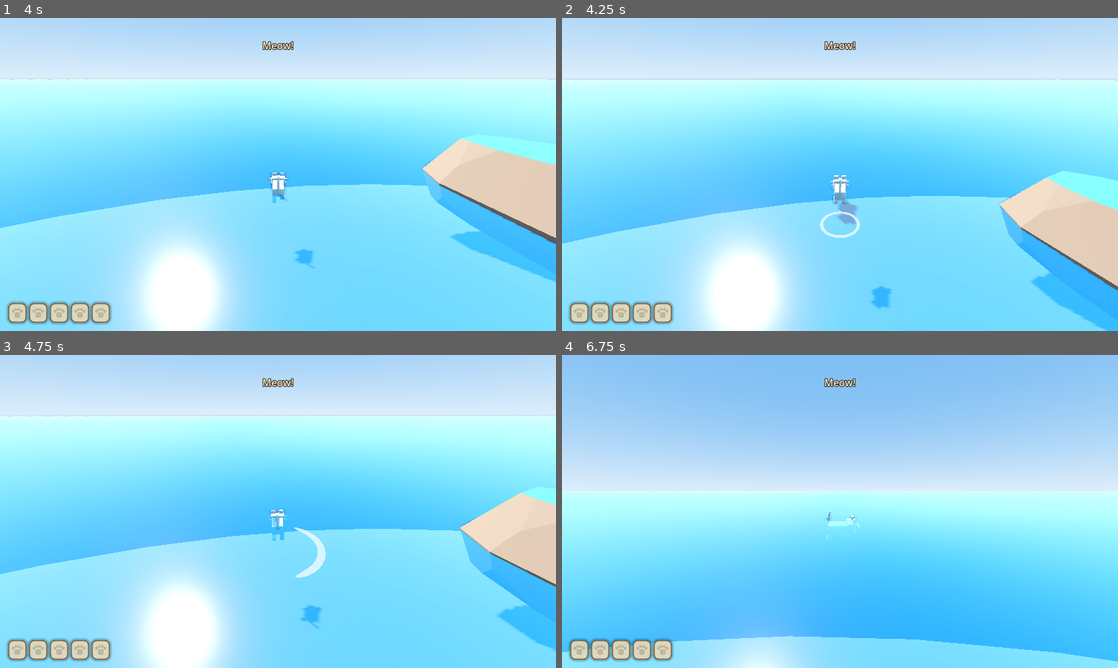
Above: before the commit, frames 1-4 (two rows, left to right).
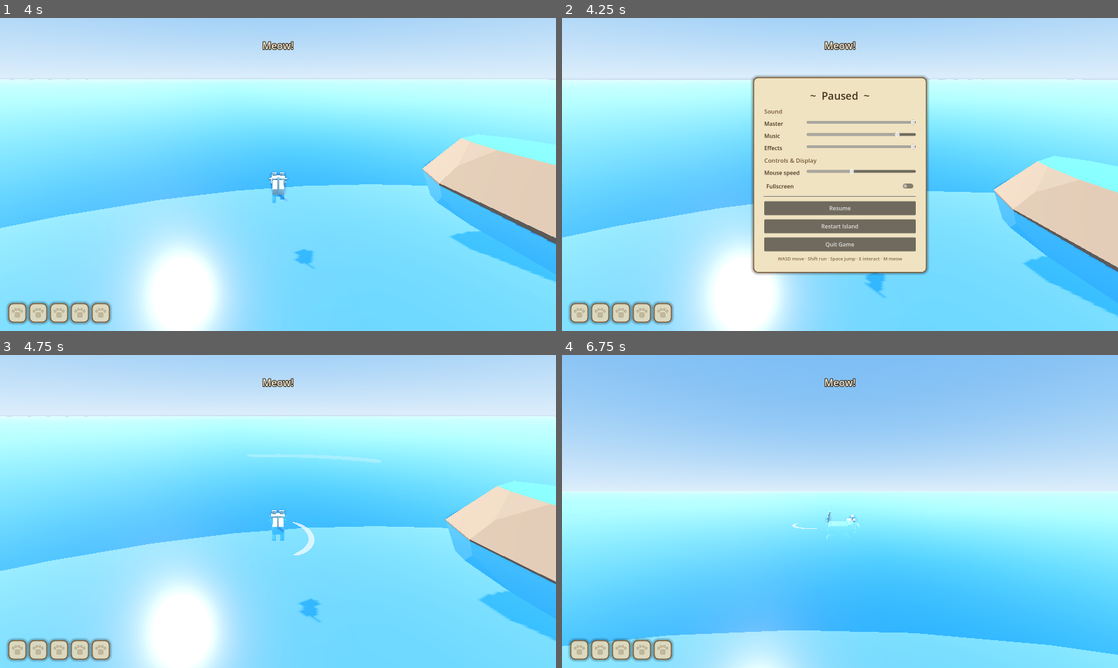
Above: after the commit, the same moments.

Repository: seykafu/KhioneGame
Game: Godot game, scene res://scenes/main.tscn
The game is run twice, just before and just after one commit, with the same random seed, the same clock (stepped at 60 frames per second) and the same inputs.
Inputs (mouse positions are in pixels of both pictures, inside the frame that each line leads up to):
- Up to frame 1 (4 s): tap Enter (ui_accept) at 0.5 s; move the mouse to (305, 174) at 0.52 s; hold E (interact) 0.53-1.28 s; hold W (move_forward) from 0.53 s (still down); click (305, 174) at 0.67 s; tap Space (jump) at 0.77, 1.07, 1.52, 1.82, 2.3, 2.85, 3.02, 3.32, 3.77 s; tap M (meow) at 0.8, 1.35, 3.8 s; move the mouse to (250, 174) at 1.27 s; click (250, 174) at 1.42 s; tap Shift (run) at 1.55 s; move the mouse to (289, 168) at 2.02 s; hold Shift (run) 2.03-2.78 s; click (289, 168) at 2.17 s; move the mouse to (272, 180) at 2.77 s; click (272, 180) at 2.92 s; tap E (interact) at 3.05 s; move the mouse to (316, 177) at 3.52 s; tap G (growl) at 3.6 s; click (316, 177) at 3.67 s
- Up to frame 2 (4.25 s): keep holding W (move_forward); tap Space (jump) at 4.07 s; tap Escape (ui_cancel) at 4.15 s
- Up to frame 3 (4.75 s): release W (move_forward) at 4.25 s; click (278, 545) at 4.25 s, where only the run after the commit has a clickable "Resume"
- Up to frame 4 (6.75 s): move the mouse to (795, 508) at 5.02 s; hold W (move_forward) 5.03-6.53 s; tap H (hiss) at 5.1 s; click (795, 508) at 5.17 s; tap Space (jump) at 5.27, 5.57, 6.05 s; tap Shift (run) at 5.3 s; move the mouse to (845, 511) at 5.77 s; hold E (interact) 5.78-6.53 s; click (845, 511) at 5.92 s; move the mouse to (817, 505) at 6.52 s; hold D (move_right) from 6.53 s (still down); tap M (meow) at 6.6 s; click (817, 505) at 6.67 s

Frame 1 is identical in both runs. In frame 2, 26% of the frame differs, in the area x 0-100%, y 18-100%; in frame 3, 3.4%; in frame 4, 1.8%.

Commit message:
Pause menu with settings + persistent Settings autoload
- Esc during play opens a parchment pause menu: Master/Music/Effects volume
  sliders (live, with a chime preview on Effects), mouse speed slider,
  fullscreen toggle, Resume / Restart Island / Quit, controls hint
- Settings autoload persists to user://settings.cfg and applies at boot
  (audio bus volumes incl. mute-at-zero, window mode, camera sensitivity)
- Restart Island resets GameState flags + Inventory and reloads the scene
- Esc still skips the cinematic and closes panels first; menu only opens in
  free play. Regression suites passing.

Co-Authored-By: Claude Fable 5 <noreply@anthropic.com>

Diff:
--- a/project.godot
+++ b/project.godot
@@ -25,6 +25,7 @@
 Inventory="*res://scripts/systems/inventory.gd"
 Sfx="*res://scripts/systems/sfx.gd"
 Music="*res://scripts/systems/music.gd"
+Settings="*res://scripts/systems/settings.gd"
 
 [display]
 
--- a/scenes/main.tscn
+++ b/scenes/main.tscn
@@ -1,7 +1,8 @@
-[gd_scene load_steps=9 format=3]
+[gd_scene load_steps=10 format=3]
 
 [ext_resource type="Script" path="res://scripts/main.gd" id="1_main"]
 [ext_resource type="Script" path="res://scripts/cinematic/intro_sequence.gd" id="5_intro"]
+[ext_resource type="Script" path="res://scripts/ui/pause_menu.gd" id="6_pause"]
 [ext_resource type="PackedScene" path="res://scenes/islands/ahalo.tscn" id="2_ahalo"]
 [ext_resource type="PackedScene" path="res://scenes/player/khione.tscn" id="3_khione"]
 [ext_resource type="PackedScene" path="res://scenes/ui/hud.tscn" id="4_hud"]
@@ -50,3 +51,6 @@
 
 [node name="IntroSequence" type="Node" parent="."]
 script = ExtResource("5_intro")
+
+[node name="PauseMenu" type="CanvasLayer" parent="."]
+script = ExtResource("6_pause")
--- a/scripts/camera/camera_rig.gd
+++ b/scripts/camera/camera_rig.gd
@@ -30,8 +30,9 @@
 	if get_tree().paused:
 		return
 	if event is InputEventMouseMotion and Input.get_mouse_mode() == Input.MOUSE_MODE_CAPTURED:
-		rotation.y -= event.relative.x * mouse_sensitivity
-		_pitch = clampf(_pitch - event.relative.y * mouse_sensitivity, min_pitch, max_pitch)
+		var sens := mouse_sensitivity * Settings.mouse_sensitivity
+		rotation.y -= event.relative.x * sens
+		_pitch = clampf(_pitch - event.relative.y * sens, min_pitch, max_pitch)
 		arm.rotation.x = _pitch
 	elif event.is_action_pressed("ui_cancel"):
 		Input.set_mouse_mode(Input.MOUSE_MODE_VISIBLE)
--- a/scripts/systems/game_state.gd
+++ b/scripts/systems/game_state.gd
@@ -22,3 +22,7 @@
 
 func get_flag(flag: String) -> bool:
 	return flags.get(flag, false)
+
+func reset() -> void:
+	flags.clear()
+	known_vocals = ["meow"]
--- a/scripts/systems/inventory.gd
+++ b/scripts/systems/inventory.gd
@@ -40,3 +40,8 @@
 func upgrade_slots(new_max: int) -> void:
 	max_slots = new_max
 	changed.emit()
+
+func reset() -> void:
+	items.clear()
+	max_slots = 5
+	changed.emit()
--- /dev/null
+++ b/scripts/systems/settings.gd
@@ -0,0 +1,50 @@
+extends Node
+## Persistent user settings: audio bus volumes, mouse sensitivity, fullscreen.
+## Saved to user://settings.cfg, loaded and applied at boot.
+
+const PATH := "user://settings.cfg"
+
+var master_vol := 1.0
+var music_vol := 0.85
+var sfx_vol := 1.0
+var mouse_sensitivity := 1.0
+var fullscreen := false
+
+func _ready() -> void:
+	load_settings()
+	apply()
+
+func load_settings() -> void:
+	var cf := ConfigFile.new()
+	if cf.load(PATH) != OK:
+		return
+	master_vol = cf.get_value("audio", "master", 1.0)
+	music_vol = cf.get_value("audio", "music", 0.85)
+	sfx_vol = cf.get_value("audio", "sfx", 1.0)
+	mouse_sensitivity = cf.get_value("controls", "sensitivity", 1.0)
+	fullscreen = cf.get_value("display", "fullscreen", false)
+
+func save_settings() -> void:
+	var cf := ConfigFile.new()
+	cf.set_value("audio", "master", master_vol)
+	cf.set_value("audio", "music", music_vol)
+	cf.set_value("audio", "sfx", sfx_vol)
+	cf.set_value("controls", "sensitivity", mouse_sensitivity)
+	cf.set_value("display", "fullscreen", fullscreen)
+	cf.save(PATH)
+
+func apply() -> void:
+	_set_bus("Master", master_vol)
+	_set_bus("Music", music_vol)
+	_set_bus("SFX", sfx_vol)
+	if DisplayServer.get_name() != "headless":
+		var mode := DisplayServer.WINDOW_MODE_FULLSCREEN if fullscreen else DisplayServer.WINDOW_MODE_WINDOWED
+		if DisplayServer.window_get_mode() != mode:
+			DisplayServer.window_set_mode(mode)
+
+func _set_bus(bus: String, vol: float) -> void:
+	var idx := AudioServer.get_bus_index(bus)
+	if idx == -1:
+		return
+	AudioServer.set_bus_volume_db(idx, linear_to_db(clampf(vol, 0.0001, 1.0)))
+	AudioServer.set_bus_mute(idx, vol <= 0.001)
--- /dev/null
+++ b/scripts/ui/pause_menu.gd
@@ -0,0 +1,146 @@
+extends CanvasLayer
+## Pause menu (Esc during play): volume sliders, mouse sensitivity,
+## fullscreen toggle, resume / restart island / quit. Settings persist via
+## the Settings autoload. Doesn't open during the intro or over other panels.
+
+const INK := Color(0.28, 0.2, 0.12)
+
+var _open := false
+var _panel: PanelContainer
+
+func _ready() -> void:
+	process_mode = Node.PROCESS_MODE_ALWAYS
+	layer = 10
+	visible = false
+	_build()
+
+func _unhandled_input(event: InputEvent) -> void:
+	if not event.is_action_pressed("ui_cancel"):
+		return
+	if _open:
+		_close()
+		get_viewport().set_input_as_handled()
+	elif not get_tree().paused and GameState.get_flag("intro_done"):
+		_show_menu()
+		get_viewport().set_input_as_handled()
+
+func _show_menu() -> void:
+	_open = true
+	visible = true
+	get_tree().paused = true
+	Input.set_mouse_mode(Input.MOUSE_MODE_VISIBLE)
+
+func _close() -> void:
+	_open = false
+	visible = false
+	get_tree().paused = false
+	Settings.save_settings()
+	Input.set_mouse_mode(Input.MOUSE_MODE_CAPTURED)
+
+func _restart_island() -> void:
+	GameState.reset()
+	Inventory.reset()
+	get_tree().paused = false
+	Input.set_mouse_mode(Input.MOUSE_MODE_VISIBLE)
+	get_tree().reload_current_scene()
+
+# --- construction ---
+
+func _build() -> void:
+	_panel = PanelContainer.new()
+	_panel.add_theme_stylebox_override("panel",
+			preload("res://scripts/ui/hud.gd").parchment_style())
+	_panel.set_anchors_preset(Control.PRESET_CENTER)
+	_panel.offset_left = -250.0
+	_panel.offset_top = -280.0
+	_panel.offset_right = 250.0
+	_panel.offset_bottom = 280.0
+	add_child(_panel)
+
+	var margin := MarginContainer.new()
+	for side in ["margin_left", "margin_top", "margin_right", "margin_bottom"]:
+		margin.add_theme_constant_override(side, 26)
+	_panel.add_child(margin)
+	var vbox := VBoxContainer.new()
+	vbox.add_theme_constant_override("separation", 12)
+	margin.add_child(vbox)
+
+	var title := Label.new()
+	title.text = "~  Paused  ~"
+	title.horizontal_alignment = HORIZONTAL_ALIGNMENT_CENTER
+	title.add_theme_font_size_override("font_size", 30)
+	title.add_theme_color_override("font_color", INK)
+	vbox.add_child(title)
+
+	_section(vbox, "Sound")
+	_slider_row(vbox, "Master", Settings.master_vol, 0.0, 1.0,
+			func(v: float) -> void:
+				Settings.master_vol = v
+				Settings.apply())
+	_slider_row(vbox, "Music", Settings.music_vol, 0.0, 1.0,
+			func(v: float) -> void:
+				Settings.music_vol = v
+				Settings.apply())
+	_slider_row(vbox, "Effects", Settings.sfx_vol, 0.0, 1.0,
+			func(v: float) -> void:
+				Settings.sfx_vol = v
+				Settings.apply()
+				Sfx.play("pickup_chime", 1.0, 0.0, -10.0))
+
+	_section(vbox, "Controls & Display")
+	_slider_row(vbox, "Mouse speed", Settings.mouse_sensitivity, 0.3, 2.0,
+			func(v: float) -> void:
+				Settings.mouse_sensitivity = v)
+	var fs := CheckButton.new()
+	fs.text = "Fullscreen"
+	fs.button_pressed = Settings.fullscreen
+	fs.add_theme_color_override("font_color", INK)
+	fs.toggled.connect(func(on: bool) -> void:
+		Settings.fullscreen = on
+		Settings.apply())
+	vbox.add_child(fs)
+
+	vbox.add_child(HSeparator.new())
+	_button(vbox, "Resume", _close)
+	_button(vbox, "Restart Island", _restart_island)
+	_button(vbox, "Quit Game", func() -> void: get_tree().quit())
+
+	var hint := Label.new()
+	hint.text = "WASD move · Shift run · Space jump · E interact · M meow"
+	hint.horizontal_alignment = HORIZONTAL_ALIGNMENT_CENTER
+	hint.add_theme_font_size_override("font_size", 13)
+	hint.add_theme_color_override("font_color", Color(0.5, 0.4, 0.28))
+	vbox.add_child(hint)
+
+func _section(vbox: VBoxContainer, text: String) -> void:
+	var lbl := Label.new()
+	lbl.text = text
+	lbl.add_theme_font_size_override("font_size", 17)
+	lbl.add_theme_color_override("font_color", Color(0.45, 0.34, 0.2))
+	vbox.add_child(lbl)
+
+func _slider_row(vbox: VBoxContainer, label_text: String, initial: float,
+		min_v: float, max_v: float, on_change: Callable) -> void:
+	var row := HBoxContainer.new()
+	row.add_theme_constant_override("separation", 12)
+	var lbl := Label.new()
+	lbl.text = label_text
+	lbl.custom_minimum_size = Vector2(110, 0)
+	lbl.add_theme_color_override("font_color", INK)
+	row.add_child(lbl)
+	var slider := HSlider.new()
+	slider.min_value = min_v
+	slider.max_value = max_v
+	slider.step = 0.05
+	slider.value = initial
+	slider.size_flags_horizontal = Control.SIZE_EXPAND_FILL
+	slider.value_changed.connect(on_change)
+	row.add_child(slider)
+	vbox.add_child(row)
+
+func _button(vbox: VBoxContainer, text: String, on_press: Callable) -> void:
+	var btn := Button.new()
+	btn.text = text
+	btn.custom_minimum_size = Vector2(0, 40)
+	btn.pressed.connect(on_press)
+	vbox.add_child(btn)
